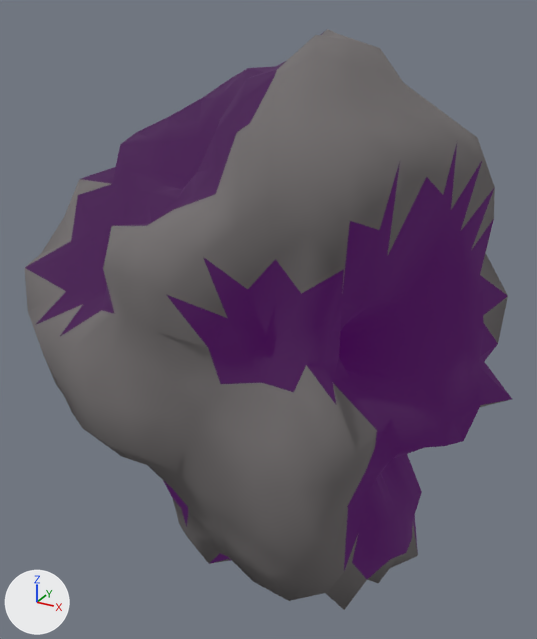
The glTF model assets/asteroids/asteroid_med_27.glb: old version first, new version second.
One viewpoint serves both versions: a camera (50 mm lens) standing at (1.19, -2.24, 1.26) and looking at (-0.07, 0.04, 0.12). The lights are fixed; the arrows at lower left show +X, +Y and +Z. The older version comes first.

In view in the first picture: 'asteroid_med_27'.
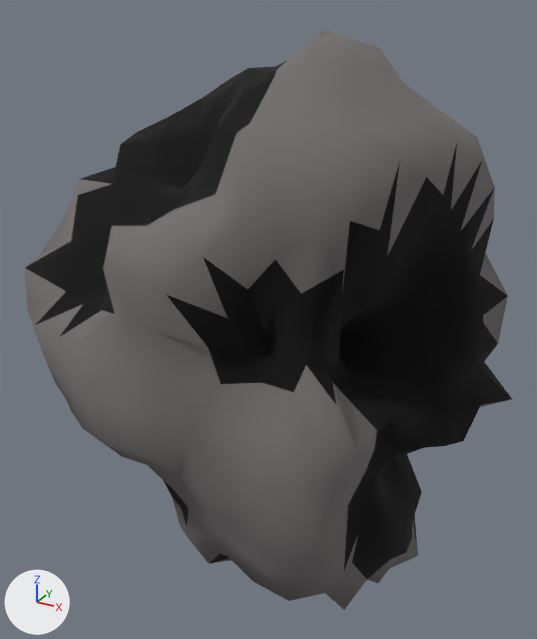
Boxes (x1, y1, x2, y2) around the edits, measured in the pictures (537 x 639 px):
'asteroid_med_27', recoloured, surface changed (darker)
    both: (25, 61, 512, 582)

Patch to the scene script:
```diff
--- a/assets/asteroids/asteroid_med_27.glb.py
+++ b/assets/asteroids/asteroid_med_27.glb.py
@@ mat_crater_asteroid_med_27 @@
 mat_crater_asteroid_med_27 = principled_material('Crater_asteroid_med_27')
-mat_crater_asteroid_med_27.base_color = (0.02, 0.01, 0.02)  # black #271927
+mat_crater_asteroid_med_27.base_color = (0.0, 0.0, 0.0)  # black #000000
 mat_crater_asteroid_med_27.roughness = 1.0
-mat_crater_asteroid_med_27.emission_color = (0.042, 0.0, 0.063)  # dark purple #3a0047
-mat_crater_asteroid_med_27.emission_strength = 1.0
```
